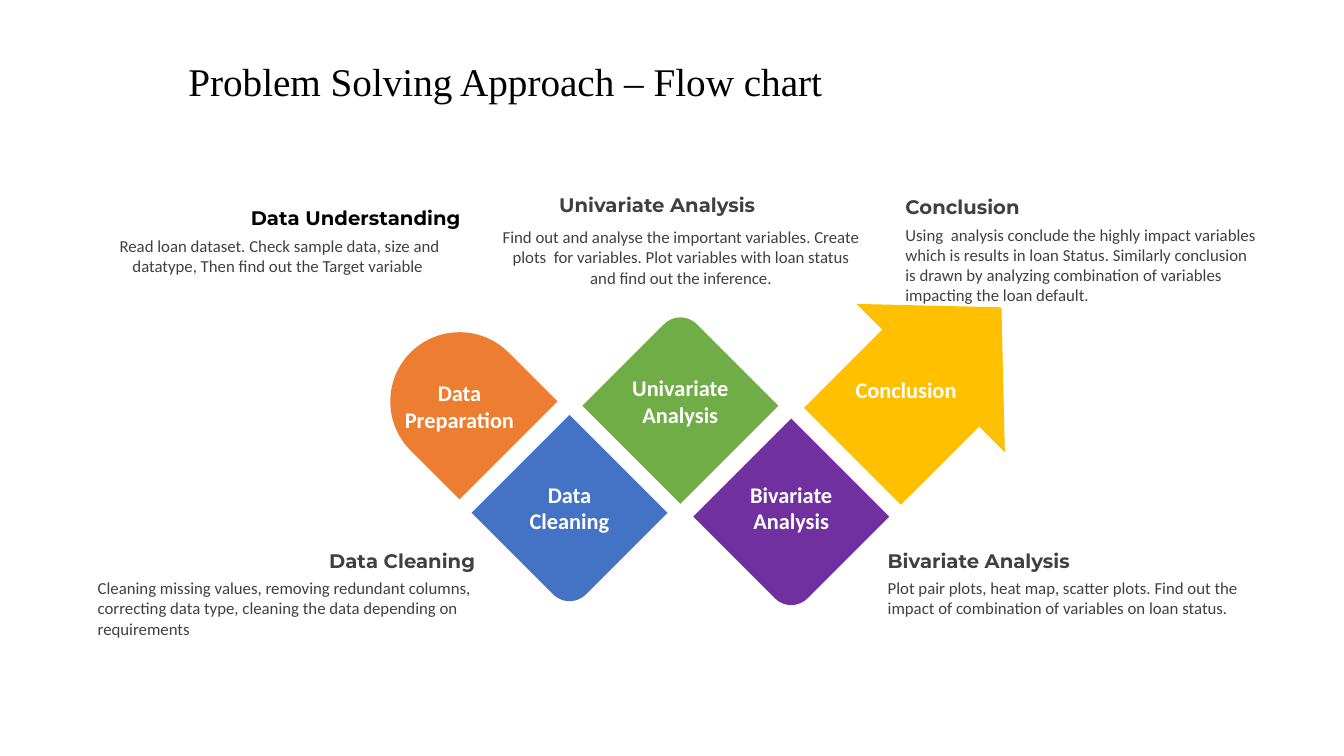
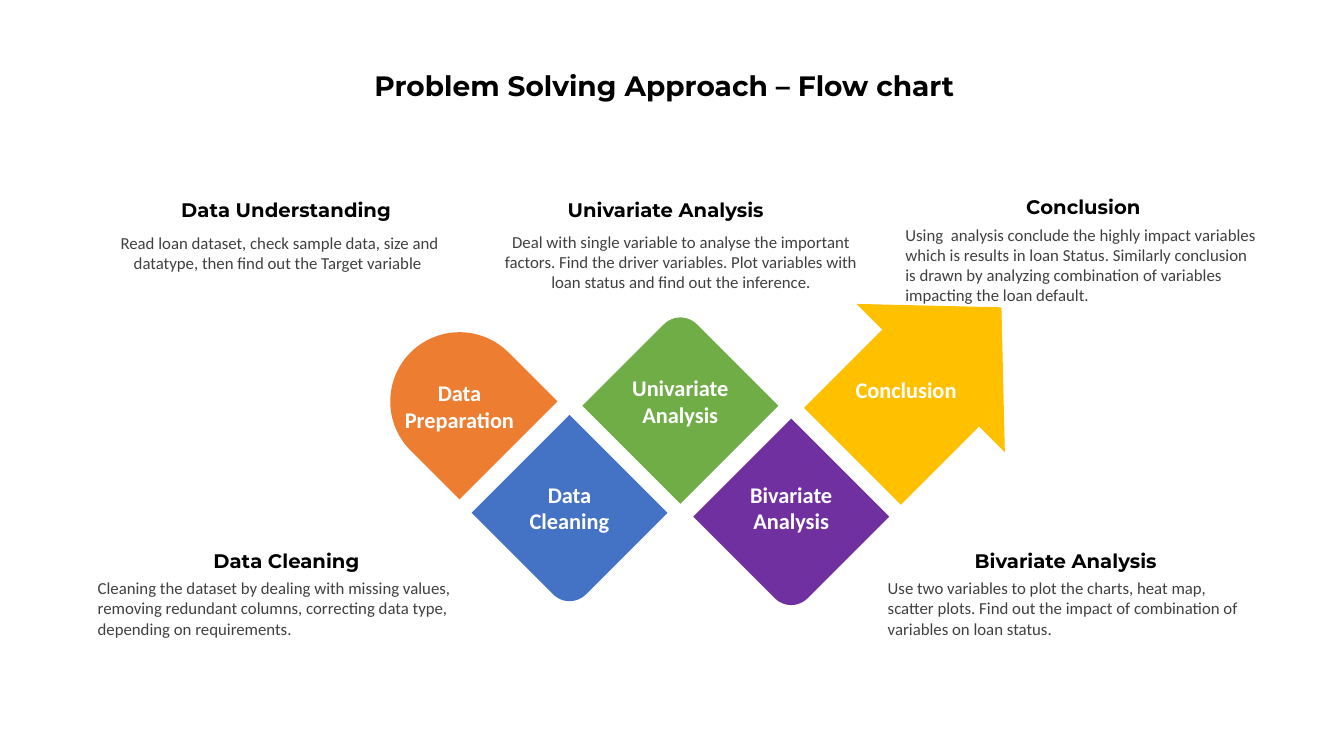
Before and after one commit to shuklavaibhav1994/Lending-Club-Case-Study, a slide deck: slide 3 of Lending_Club_Vaibhav_Pankaj.pptx. Drawn at 1344x756 pixels with LibreOffice and Linux fonts; fonts in the diff are those of the drawing; background and template pictures are left out. Boxes give left, top, right and bottom in pixels: in the first picture for what was removed or moved away, otherwise in the second. Text is boxed around its words. In the diff, an @@ line names an element or a change of style, - is before the commit and + after.

```diff
--- a/Lending_Club_Vaibhav_Pankaj.pptx
+++ b/Lending_Club_Vaibhav_Pankaj.pptx
@@ title "Problem Solving Approach – Flow ..." at [374,74,954,102]: size 28 to 20 pt, font Times New Roman to Montserrat, bold on; alignment left to centre @@
@@ text "Data Understanding": place and size @@
-text "Data Understanding" at [251,209,460,229]
+text "Data Understanding" at [181,201,391,221]
@@ text "Univariate Analysis": place and size @@
-text "Univariate Analysis" at [559,196,755,216]
+text "Univariate Analysis" at [568,201,764,221]
@@ text "Univariate Analysis" at [568,201,764,221]: text colour #404040 to #000000 @@
@@ text "Conclusion" at [1026,198,1140,215]: text colour #404040 to #000000; alignment left to centre @@
@@ text at [121,237,439,272]: text changed @@
-Read loan dataset. Check sample data, size and datatype, Then find out the Target variable
+Read loan dataset, check sample data, size and datatype, then find out the Target variable
@@ text at [505,236,856,288]: text changed @@
-Find out and analyse the important variables. Create plots for variables. Plot variables with loan status and find out the inference.
+Deal with single variable to analyse the important factors. Find the driver variables. Plot variables with loan status and find out the inference.
@@ text "Data Cleaning" at [213,552,359,572]: text colour #404040 to #000000; alignment right to centre @@
@@ text "Bivariate Analysis" at [975,552,1157,572]: text colour #404040 to #000000; alignment left to centre @@
@@ text at [98,582,450,638]: text changed @@
-Cleaning missing values, removing redundant columns, correcting data type, cleaning the data depending on requirements
+Cleaning the dataset by dealing with missing values, removing redundant columns, correcting data type, depending on requirements.
@@ text at [888,582,1237,635]: text changed @@
-Plot pair plots, heat map, scatter plots. Find out the impact of combination of variables on loan status.
+Use two variables to plot the charts, heat map, scatter plots. Find out the impact of combination of variables on loan status.
```
Also in this commit, not shown: 21 other slides changed, 1 slide added.
